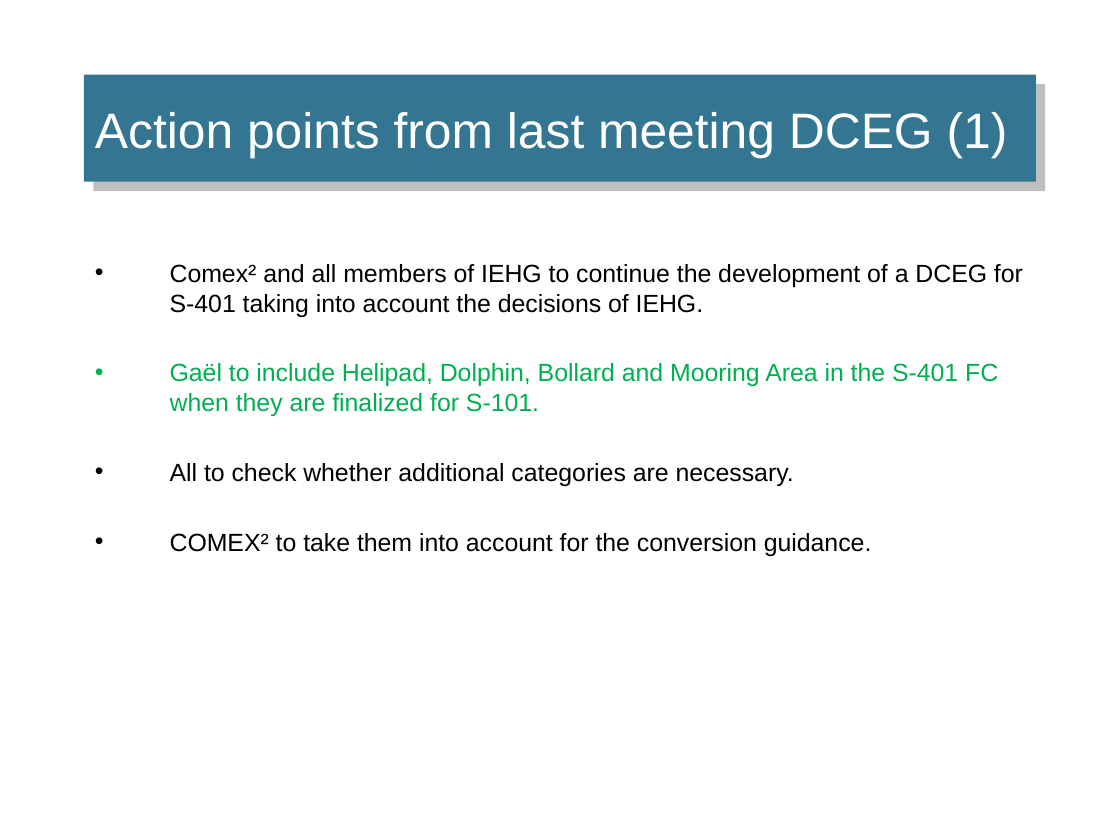
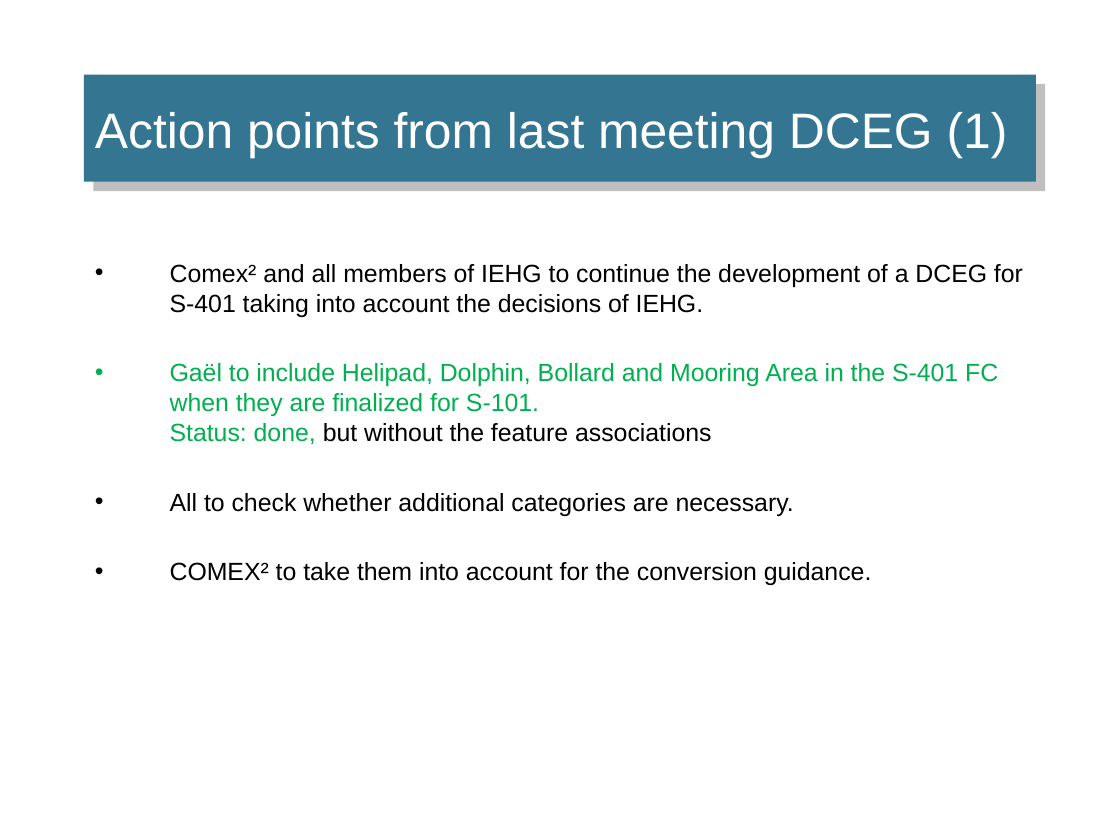
Before and after one commit to IEHG/IEHG-Meeting-2024, a slide deck: slide 90 of IEHG_2024.pptx (slide 89 before the commit). Drawn at 1120x840 pixels with LibreOffice and Linux fonts; fonts in the diff are those of the drawing; background and template pictures are left out. Boxes give left, top, right and bottom in pixels: in the first picture for what was removed or moved away, otherwise in the second. Text is boxed around its words. In the diff, an @@ line names an element or a change of style, - is before the commit and + after.

```diff
--- a/IEHG_2024.pptx
+++ b/IEHG_2024.pptx
@@ text at (x1=170, y1=363, x2=998, y2=445): text changed @@
-• Gaël to include Helipad, Dolphin, Bollard and Mooring Area in the S-401 FC when they are finalized for S-101.
+• Gaël to include Helipad, Dolphin, Bollard and Mooring Area in the S-401 FC when they are finalized for S-101.
+  Status: done, but without the feature associations
```
Also in this commit, not shown: 7 other slides changed, 1 slide added, 1 other file.
